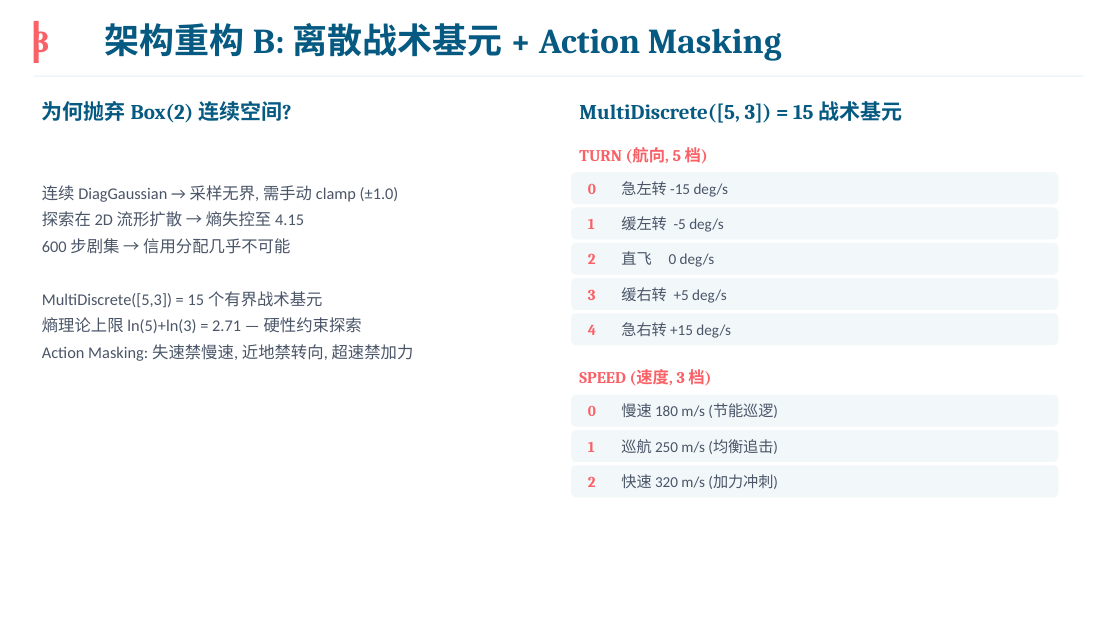
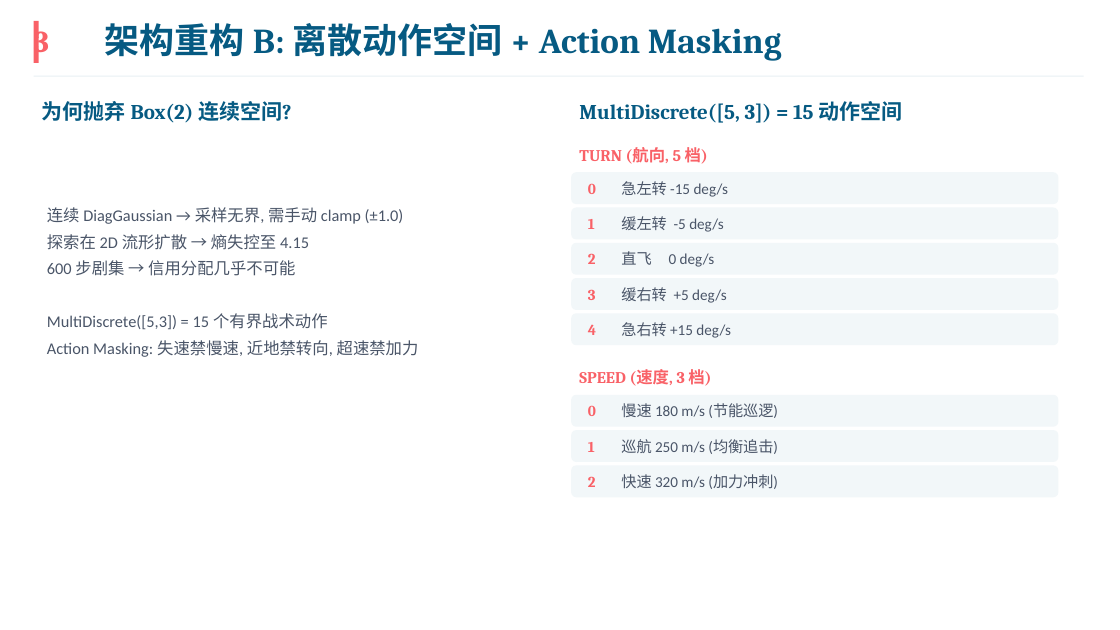
Before and after one commit to NishimiyaXSean/jsbsim-marl-formation, a slide deck: slide 5 of results/ppt/formation_coop_cn_v2.pptx (slide 4 before the commit). Drawn at 1120x630 pixels with LibreOffice and Linux fonts; fonts in the diff are those of the drawing. Boxes give left, top, right and bottom in pixels: in the first picture for what was removed or moved away, otherwise in the second. Text is boxed around its words. In the diff, an @@ line names an element or a change of style, - is before the commit and + after.

```diff
--- a/results/ppt/formation_coop_cn_v2.pptx
+++ b/results/ppt/formation_coop_cn_v2.pptx
@@ text at (105,23,782,61): text changed @@
-架构重构 B: 离散战术基元 + Action Masking
+架构重构 B: 离散动作空间 + Action Masking
@@ text at (579,101,902,123): text changed @@
-MultiDiscrete([5, 3]) = 15 战术基元
+MultiDiscrete([5, 3]) = 15 动作空间
@@ text "连续 DiagGaussian → 采样无界, 需手动 ...": place and size @@
-text "连续 DiagGaussian → 采样无界, 需手动 ..." at (42,185,414,361)
+text "连续 DiagGaussian → 采样无界, 需手动 ..." at (47,207,419,357)
@@ text at (47,313,328,330): text changed @@
-MultiDiscrete([5,3]) = 15 个有界战术基元
-熵理论上限 ln(5)+ln(3) = 2.71 — 硬性约束探索
+MultiDiscrete([5,3]) = 15 个有界战术动作
```
Also in this commit, not shown: 11 other slides changed, 4 slides added, 1 other file.
